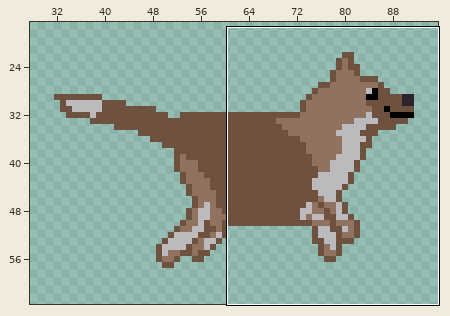
File history of a sprite sheet, sprites/sLucyRunning/layers/5f7738b8-763e-4473-9639-dd3e6b8eb8e3/4cb96dc8-2eb6-4dbd-a763-3fa54357652d.png. Above: a wide view before the commit, with the close-up outlined.
Close-up. First the earlier version:
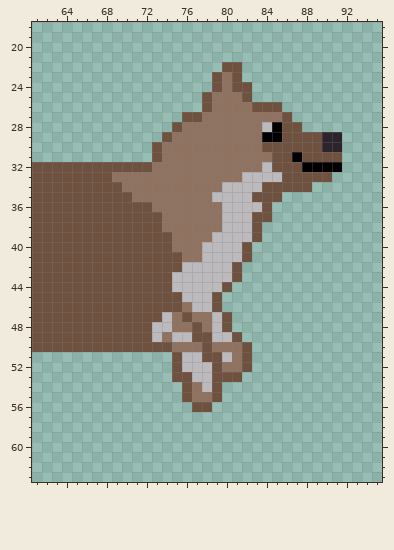
The file is 128x64 pixels. Shown: x 61..95, y 18..63. The wide view leaves out empty margins.
New version:
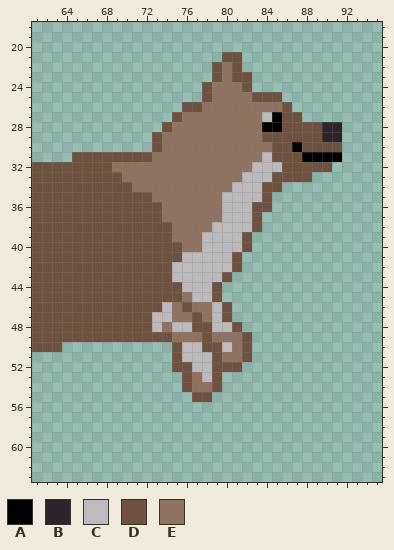
Palette (. is transparent): A #000000  B #2b242c  C #bcbabd  D #6e513f  E #8f7260
From old to new:
@@ x 61..95 @@
 20 ...................................
-21 ...................................
-22 ...................DD..............
-23 ..................DED..............
-24 ..................DEDD.............
-25 .................DEEED.............
-26 .................DEEEEDDD..........
-27 ...............DDEEEEEEEED.........
-28 ..............DEEEEEEEECADD........
-29 .............DEEEEEEEEEAADDDDBB....
-30 ............DEEEEEEEEEEDDDDDDBB....
-31 ............DEEEEEEEEEEEDDADDDD....
-32 DDDDDDDDDDDDEEEEEEEEEEECDDDAAAA....
-33 DDDDDDDDEEEEEEEEEEEEECCCCDDDDD.....
-34 DDDDDDDDDEEEEEEEEEECCCCDDDDD.......
-35 DDDDDDDDDDEEEEEEEECCCCDDD..........
-36 DDDDDDDDDDDDEEEEEEECCCCD...........
-37 DDDDDDDDDDDDDEEEEEECCCDD...........
-38 DDDDDDDDDDDDDEEEEEECCCD............
-39 DDDDDDDDDDDDDDEEEECCCCD............
-40 DDDDDDDDDDDDDDEEECCCCD.............
-41 DDDDDDDDDDDDDDDEECCCCD.............
-42 DDDDDDDDDDDDDDDCCCCCD..............
-43 DDDDDDDDDDDDDDCCCCCCD..............
-44 DDDDDDDDDDDDDDCCCCCD...............
-45 DDDDDDDDDDDDDDDCCCD................
-46 DDDDDDDDDDDDDDDECCD................
-47 DDDDDDDDDDDDDCEDEECD...............
-48 DDDDDDDDDDDDCCEEDECD...............
-49 DDDDDDDDDDDDCECCDDCCD..............
-50 DDDDDDDDDDDDDDEEEDEEED.............
-51 ..............DCCDDCED.............
-52 ..............DCCCDEED.............
-53 ..............DDCCDDD..............
-54 ...............DECD................
-55 ...............DEED................
-56 ................DD.................
+21 ...................DD..............
+22 ..................DED..............
+23 ..................DEDD.............
+24 .................DEEED.............
+25 .................DEEEEDDD..........
+26 ...............DDEEEEEEEED.........
+27 ..............DEEEEEEEECADD........
+28 .............DEEEEEEEEEAADDDDBB....
+29 ............DEEEEEEEEEEDDDDDDBB....
+30 ............DEEEEEEEEEEEDDADDDD....
+31 ....DDDDDDDDEEEEEEEEEEECDDDAAAA....
+32 DDDDDDDDEEEEEEEEEEEEEECCCDDDDD.....
+33 DDDDDDDDDEEEEEEEEEEEECCCDDDD.......
+34 DDDDDDDDDDEEEEEEEEEECCCDD..........
+35 DDDDDDDDDDDDEEEEEEECCCCD...........
+36 DDDDDDDDDDDDDEEEEEECCCDD...........
+37 DDDDDDDDDDDDDEEEEEECCCD............
+38 DDDDDDDDDDDDDDEEEECCCCD............
+39 DDDDDDDDDDDDDDEEECCCCD.............
+40 DDDDDDDDDDDDDDDEECCCCD.............
+41 DDDDDDDDDDDDDDDCCCCCD..............
+42 DDDDDDDDDDDDDDCCCCCCD..............
+43 DDDDDDDDDDDDDDCCCCCD...............
+44 DDDDDDDDDDDDDDDCCCD................
+45 DDDDDDDDDDDDDDDECCD................
+46 DDDDDDDDDDDDDCEDEECD...............
+47 DDDDDDDDDDDDCCEEDECD...............
+48 DDDDDDDDDDDDCECCDDCCD..............
+49 DDDDDDDDDDDDDDEEEDEEED.............
+50 DDD...........DCCDDCED.............
+51 ..............DCCCDEED.............
+52 ..............DDCCDDD..............
+53 ...............DECD................
+54 ...............DEED................
+55 ................DD.................
+56 ...................................
 57 ...................................
